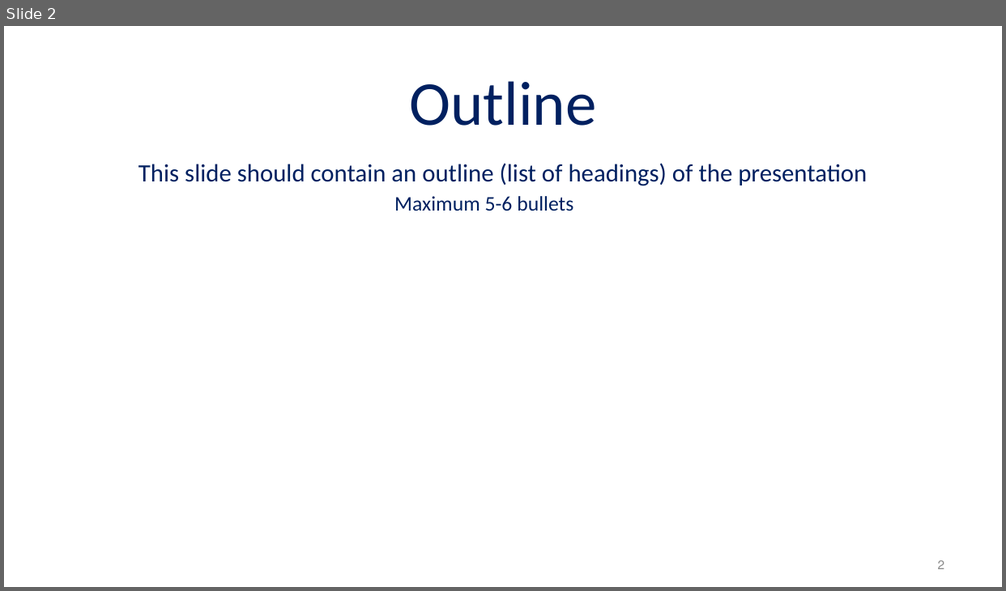
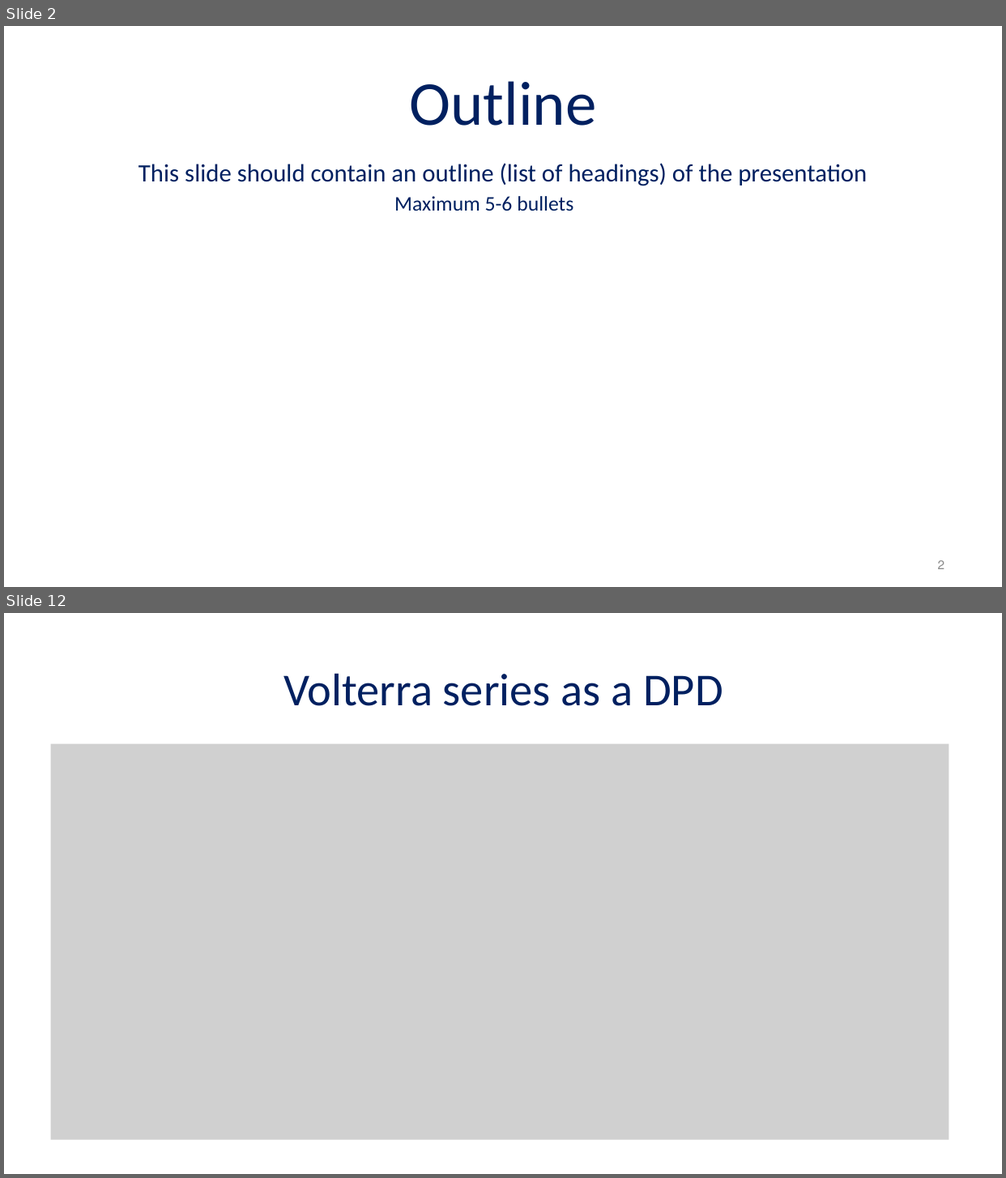
Before and after one commit to AdirCN/DPD, a slide deck: documents/Final Presentation.pptx. Shown one above the other, each under a label of ours: slide 2 before the commit, slides 2 and 12 after it; the slides between them are not shown. The pictures are 1006x591 and 1006x1178 pixels, drawn with LibreOffice and Linux fonts; fonts in the diff are those of the drawing; grey boxes stand for pictures. Boxes give left, top, right and bottom in pixels: in the first picture for what was removed or moved away, otherwise in the second. Text is boxed around its words. In the diff, an @@ line names an element or a change of style, - is before the commit and + after.

```diff
--- a/documents/Final Presentation.pptx
+++ b/documents/Final Presentation.pptx
@@ slide 12 added at bbox=[4, 613, 1002, 1174], background #FFFFFF @@
@@ text added at bbox=[283, 673, 723, 706], 44 pt, text #002060 @@
+Volterra series as a DPD
@@ picture added at bbox=[50, 744, 948, 1140] @@
@@ picture added at bbox=[404, 801, 604, 854] @@
@@ picture added at bbox=[279, 1021, 667, 1103] @@
```
Also in this commit, not shown: 1 slide changed, 23 other slides added, 1 slide removed, 1 other file.
